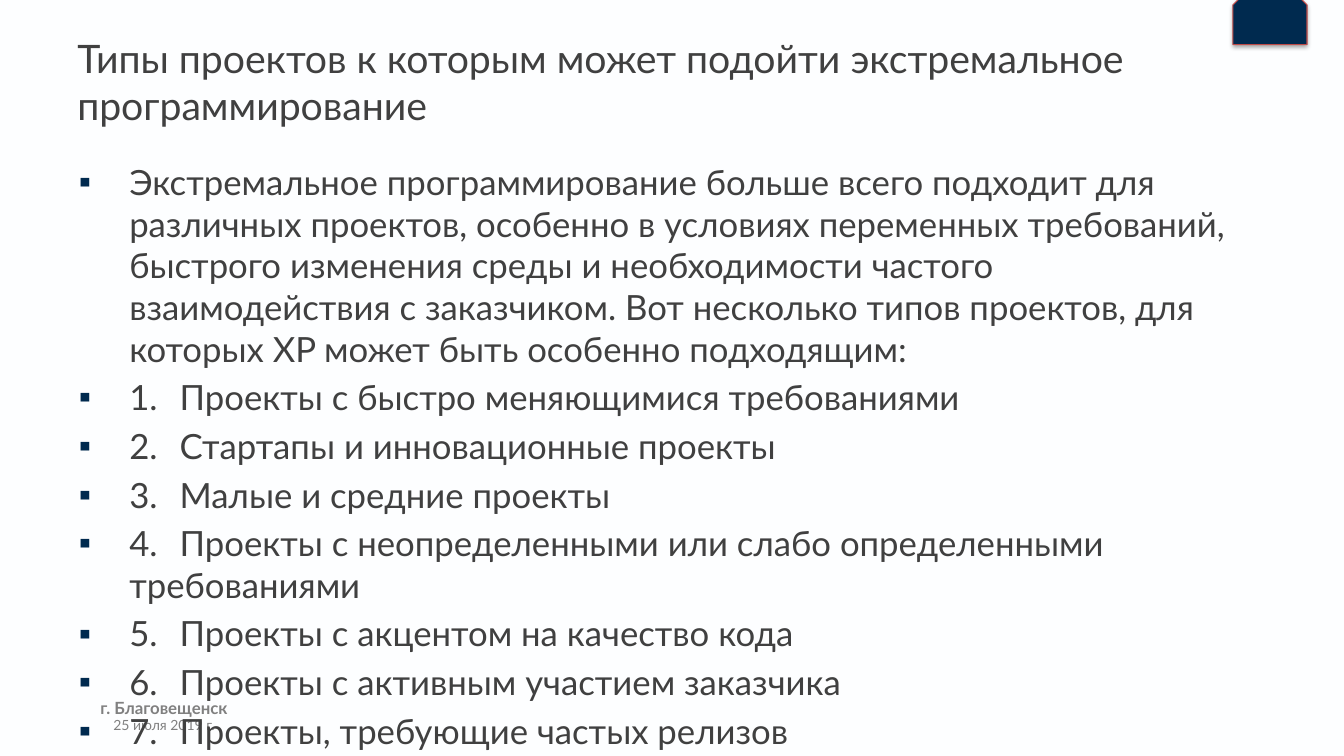
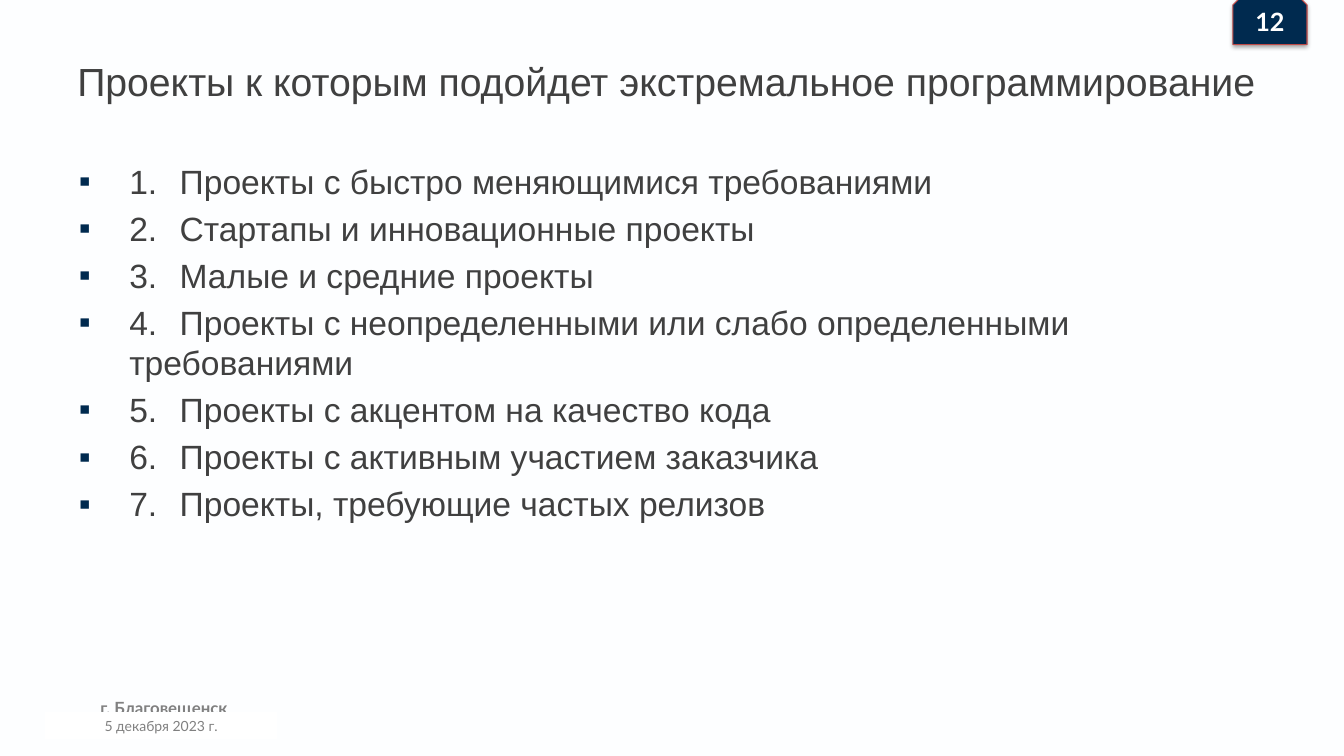
Before and after one commit to Denis-buh/Lesson_repo, a slide deck: slide 13 of Рефераты/Введение в професию/Наработки/Презентация.pptx (slide 14 before the commit). Drawn at 1344x756 pixels with LibreOffice and Linux fonts; fonts in the diff are those of the drawing; background and template pictures are left out. Boxes give left, top, right and bottom in pixels: in the first picture for what was removed or moved away, otherwise in the second. Text is boxed around its words. In the diff, an @@ line names an element or a change of style, - is before the commit and + after.

```diff
--- a/Рефераты/Введение в професию/Наработки/Презентация.pptx
+++ b/Рефераты/Введение в професию/Наработки/Презентация.pptx
@@ text added at [1255,12,1284,31], 18 pt, text #FFFFFF, bold @@
+12
@@ title at [77,67,1255,104]: text changed; font Lato to Arial @@
-Типы проектов к которым может подойти экстремальное программирование
+Проекты к которым подойдет экстремальное программирование
@@ text "1. Проекты с быстро меняющимися ..." at [129,169,1069,523]: size 24.8 to 24 pt, font Lato to Arial @@
@@ text at [129,170,1225,368]: paragraph removed @@
-▪ Экстремальное программирование больше всего подходит для различных проектов, особенно в условиях переменных требований, быстрого изменения среды и необходимости частого взаимодействия с заказчиком. Вот несколько типов проектов, для которых XP может быть особенно подходящим:
@@ text added at [105,721,214,734], 10 pt, text #808080 @@
+5 декабря 2023 г.
```
Also in this commit, not shown: 11 other slides changed, 1 slide added, 3 slides removed, 3 other files.
